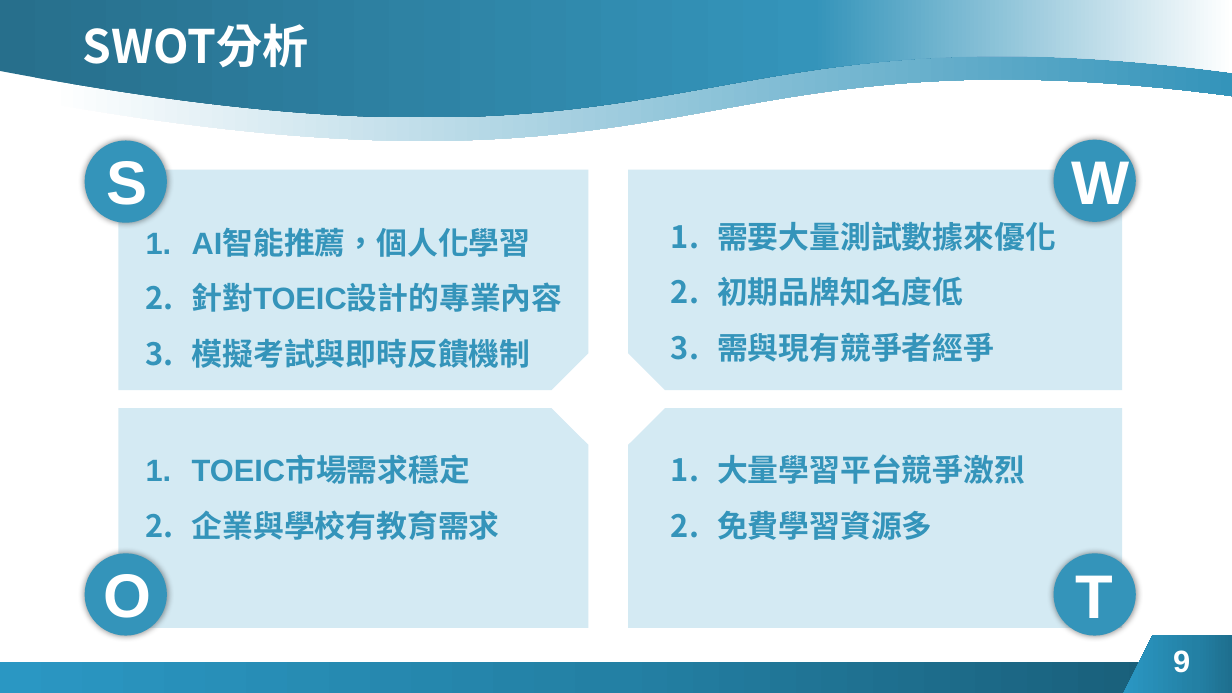
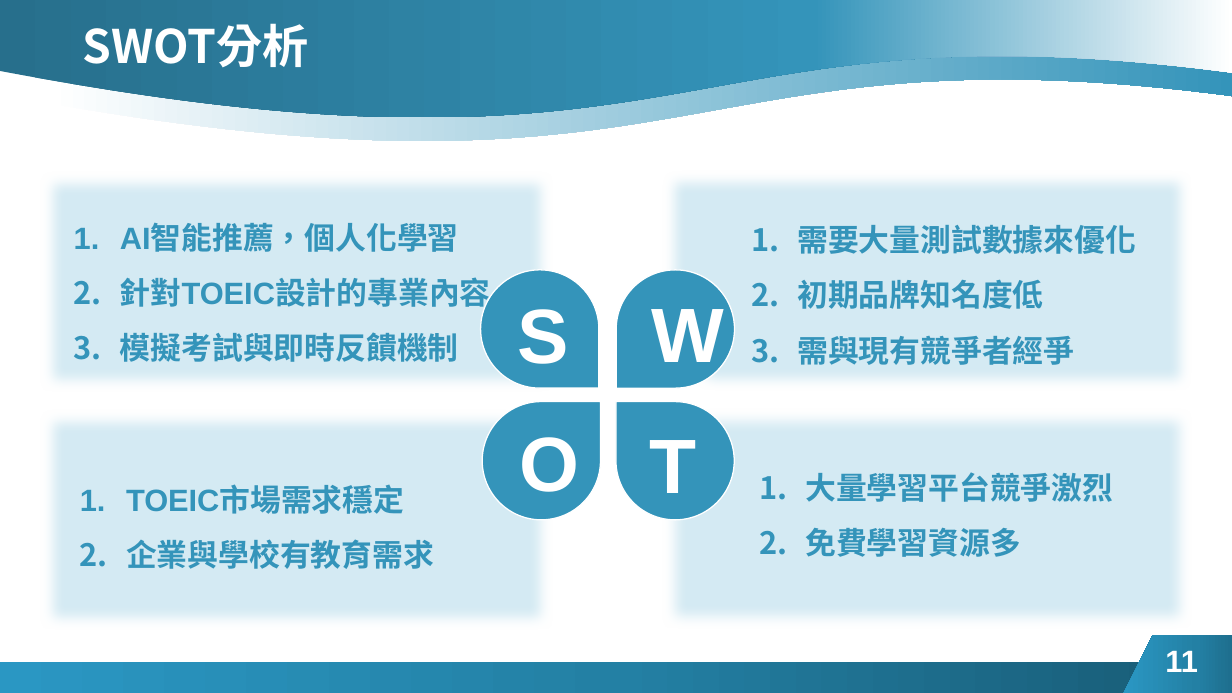
Before and after one commit to imfyn5/AI_system-1, a slide deck: slide 11 of 初審.pptx (slide 9 before the commit). Drawn at 1232x693 pixels with LibreOffice and Linux fonts; fonts in the diff are those of the drawing. Boxes give left, top, right and bottom in pixels: in the first picture for what was removed or moved away, otherwise in the second. Text is boxed around its words. In the diff, an @@ line names an element or a change of style, - is before the commit and + after.

```diff
--- a/初審.pptx
+++ b/初審.pptx
@@ ellipse removed at (85, 140, 167, 223) @@
@@ ellipse removed at (1054, 140, 1136, 222) @@
@@ snip rect: place and size @@
-snip rect at (118, 170, 589, 391)
+snip rect at (41, 171, 552, 392)
@@ snip rect at (41, 171, 552, 392): proportions changed @@
@@ snip rect: place and size @@
-snip rect at (628, 170, 1123, 391)
+snip rect at (663, 170, 1191, 391)
@@ text "AI智能推薦，個人化學習": place and size @@
-text "AI智能推薦，個人化學習" at (192, 229, 563, 368)
+text "AI智能推薦，個人化學習" at (120, 224, 491, 362)
@@ text "需要大量測試數據來優化": place and size @@
-text "需要大量測試數據來優化" at (717, 222, 1056, 362)
+text "需要大量測試數據來優化" at (797, 225, 1136, 365)
@@ teardrop added at (481, 270, 599, 388), fill #3494BA, outline #FFFFFF 1 pt @@
@@ text "S": place and size @@
-text "S" at (106, 161, 147, 205)
+text "S" at (518, 309, 569, 364)
@@ teardrop added at (616, 270, 735, 388), fill #3494BA, outline #FFFFFF 1 pt @@
@@ text "W": place and size @@
-text "W" at (1071, 155, 1129, 216)
+text "W" at (652, 309, 725, 376)
@@ snip rect: place and size @@
-snip rect at (118, 409, 589, 628)
+snip rect at (41, 410, 552, 630)
@@ teardrop added at (482, 402, 601, 520), fill #3494BA, outline #FFFFFF 1 pt @@
@@ size 48 to 60 pt in 4 elements at (518, 309, 569, 364), (652, 309, 725, 376), (650, 440, 697, 493), (520, 437, 580, 506) @@
@@ text "O": place and size @@
-text "O" at (103, 574, 151, 629)
+text "O" at (520, 437, 580, 506)
@@ teardrop added at (616, 402, 735, 520), fill #3494BA, outline #FFFFFF 1 pt @@
@@ text "T": place and size @@
-text "T" at (1076, 575, 1114, 618)
+text "T" at (650, 440, 697, 493)
@@ snip rect: place and size @@
-snip rect at (628, 409, 1123, 628)
+snip rect at (663, 409, 1191, 628)
@@ text "大量學習平台競爭激烈": place and size @@
-text "大量學習平台競爭激烈" at (717, 454, 1025, 540)
+text "大量學習平台競爭激烈" at (805, 472, 1113, 557)
@@ text "TOEIC市場需求穩定": place and size @@
-text "TOEIC市場需求穩定" at (192, 457, 500, 540)
+text "TOEIC市場需求穩定" at (126, 486, 434, 569)
@@ ellipse removed at (85, 554, 167, 636) @@
@@ ellipse removed at (1054, 554, 1136, 636) @@
@@ page number at (1165, 650, 1198, 672): text changed @@
-9
+11
```
Also in this commit, not shown: 6 other slides changed, 7 slides added, 2 slides removed.
